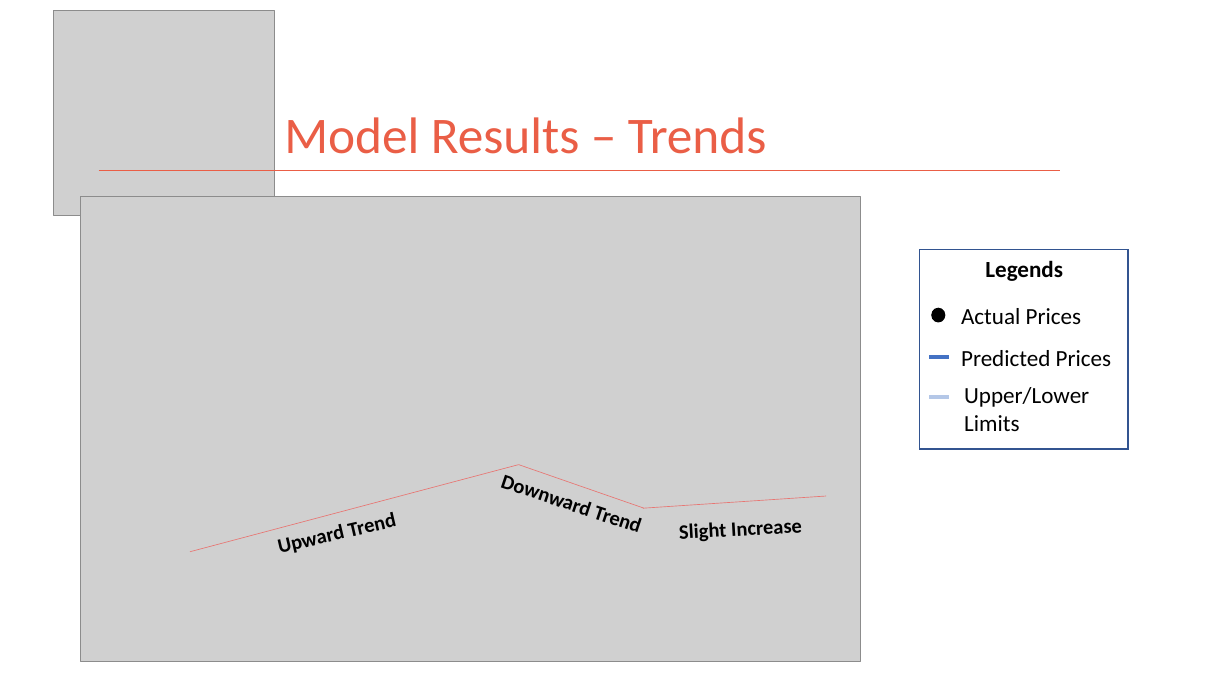
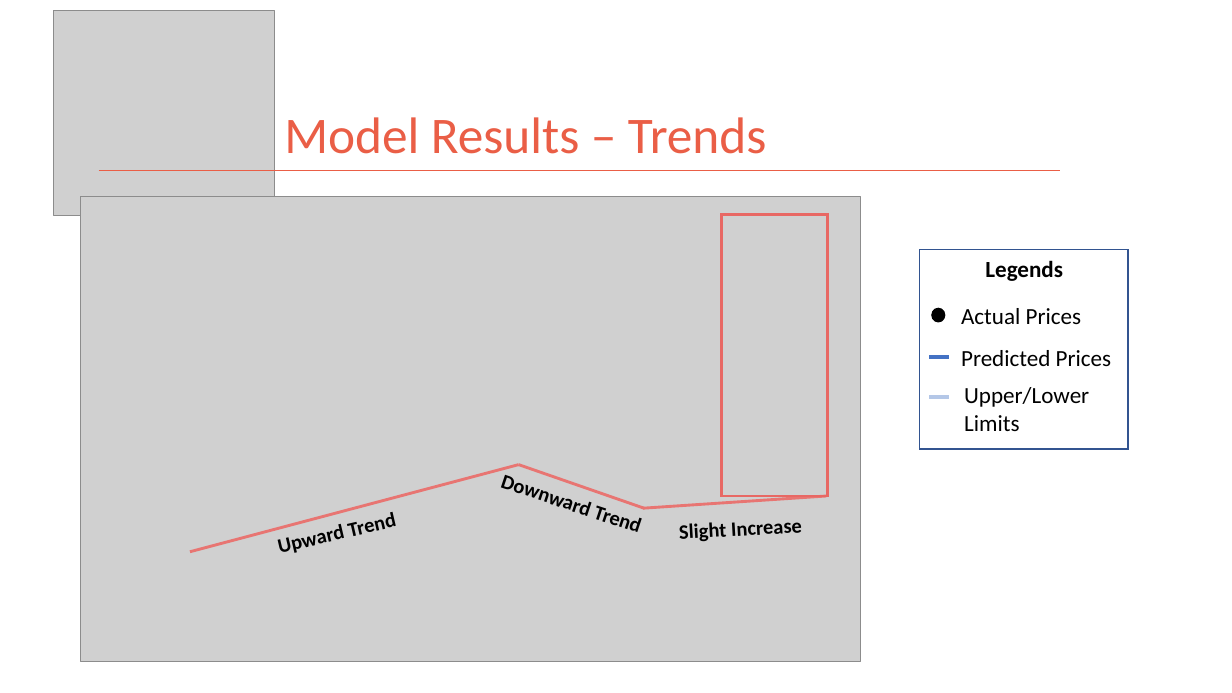
Before and after one commit to kman4/AirbnbPredictions, a slide deck: slide 18 of Airbnb Price Predictions (Model).pptx. Drawn at 1232x693 pixels with LibreOffice and Linux fonts; fonts in the diff are those of the drawing; grey boxes stand for pictures. Boxes give left, top, right and bottom in pixels: in the first picture for what was removed or moved away, otherwise in the second. Text is boxed around its words. In the diff, an @@ line names an element or a change of style, - is before the commit and + after.

```diff
--- a/Airbnb Price Predictions (Model).pptx
+++ b/Airbnb Price Predictions (Model).pptx
@@ rectangle added at bbox=[722, 214, 828, 495], outline #E86864 2.25 pt @@
@@ line (190, 552) - (518, 465): stroke #E87572 0.5 pt to #E87572 2.25 pt @@
@@ line (518, 465) - (644, 508): stroke #E87572 0.5 pt to #E87572 2.25 pt @@
@@ line (643, 508) - (826, 496): stroke #E87572 0.5 pt to #E87572 2.25 pt @@
```
Also in this commit, not shown: 3 other slides changed.
